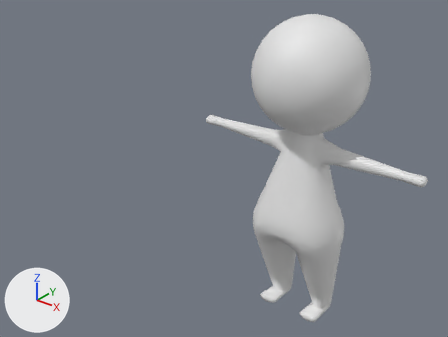
Renders of the Blender file Assets/models/my_char.blend from each side of a commit.
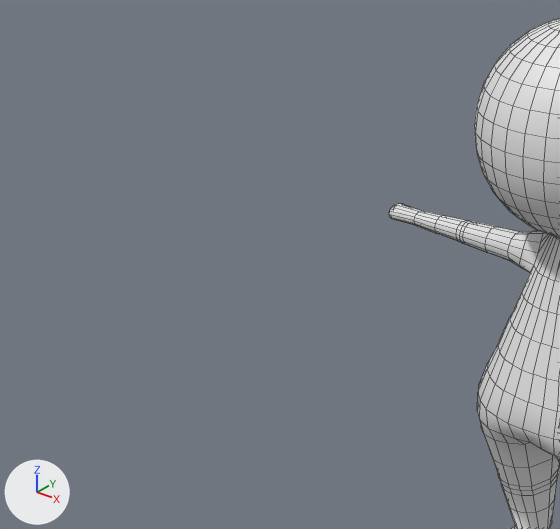
Each version appears first whole from a camera (50 mm lens) standing at (5.2, -8.71, 6.0) and looking at (-0.5, -1.59, 1.59), and next in a close-up on the part from 0% to 66% of the width and 2% to 85% of the height. Lighting does not change. The marker at lower left points along +X, +Y and +Z. The close-ups show mesh edges as thin lines.
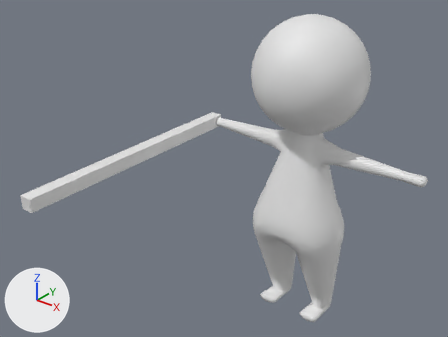
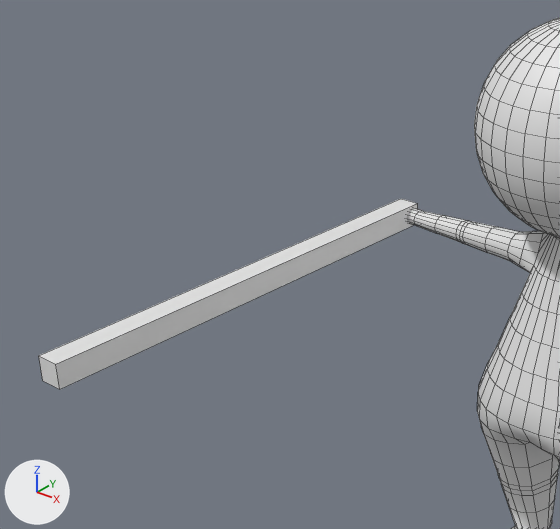
Where the change shows, as pixel boxes (x1, y1, x2, y2) in the close-ups (560 x 529 px):
```json
{"object": "Cube", "change": "shown", "after": [39, 199, 418, 389]}
```

Edits to the scene script, one JSON object a line:
```json
{"op": "remove", "block": "ob_cube", "code": "ob_cube.hide_viewport = True"}
```
